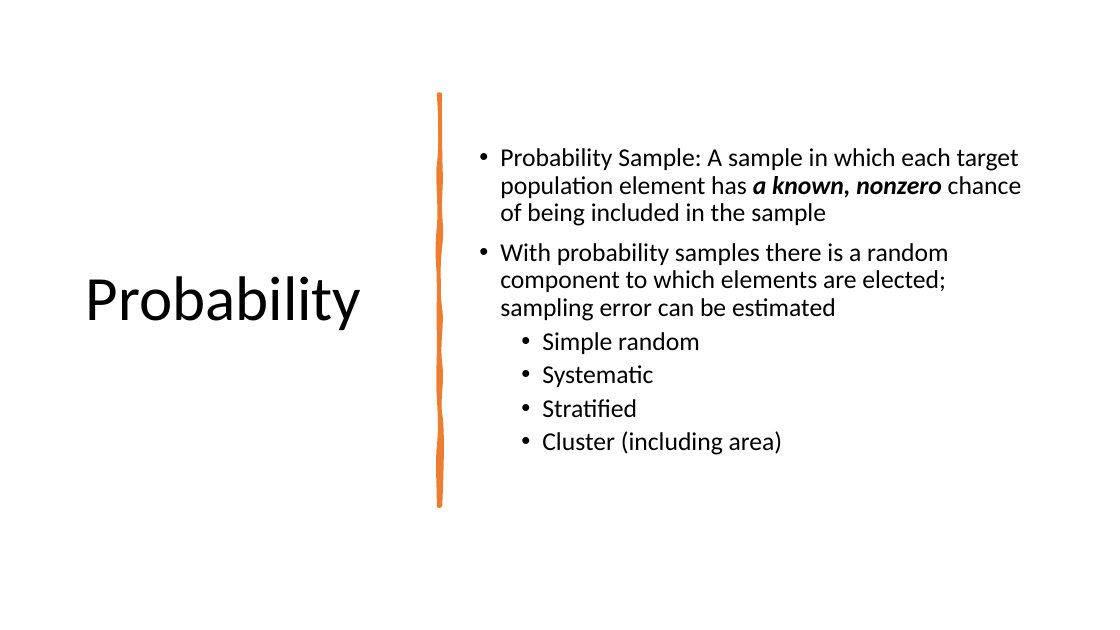
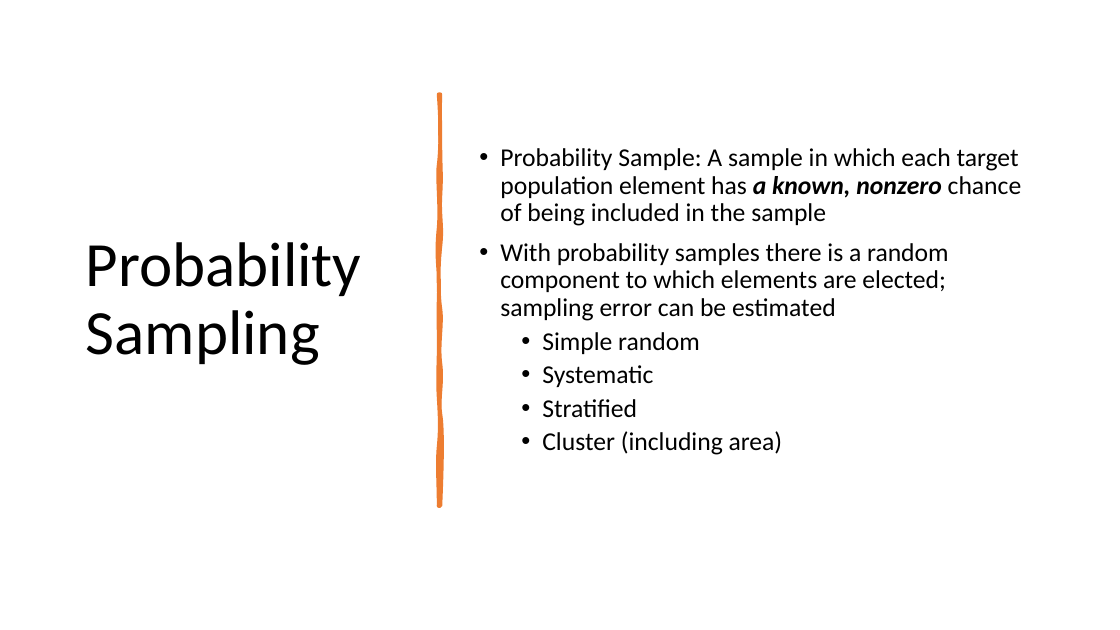
Before and after one commit to mikenguyen13/mar4050_S22, a slide deck: slide 21 of lectures/6/2_Questionnaire Analysis.pptx. Drawn at 1120x630 pixels with LibreOffice and Linux fonts; fonts in the diff are those of the drawing. Boxes give left, top, right and bottom in pixels: in the first picture for what was removed or moved away, otherwise in the second. Text is boxed around its words. In the diff, an @@ line names an element or a change of style, - is before the commit and + after.

```diff
--- a/lectures/6/2_Questionnaire Analysis.pptx
+++ b/lectures/6/2_Questionnaire Analysis.pptx
@@ title at <box>86,242,362,365</box>: text changed @@
-Probability
+Probability
+Sampling
```
Also in this commit, not shown: 7 other slides changed, 1 other file.
